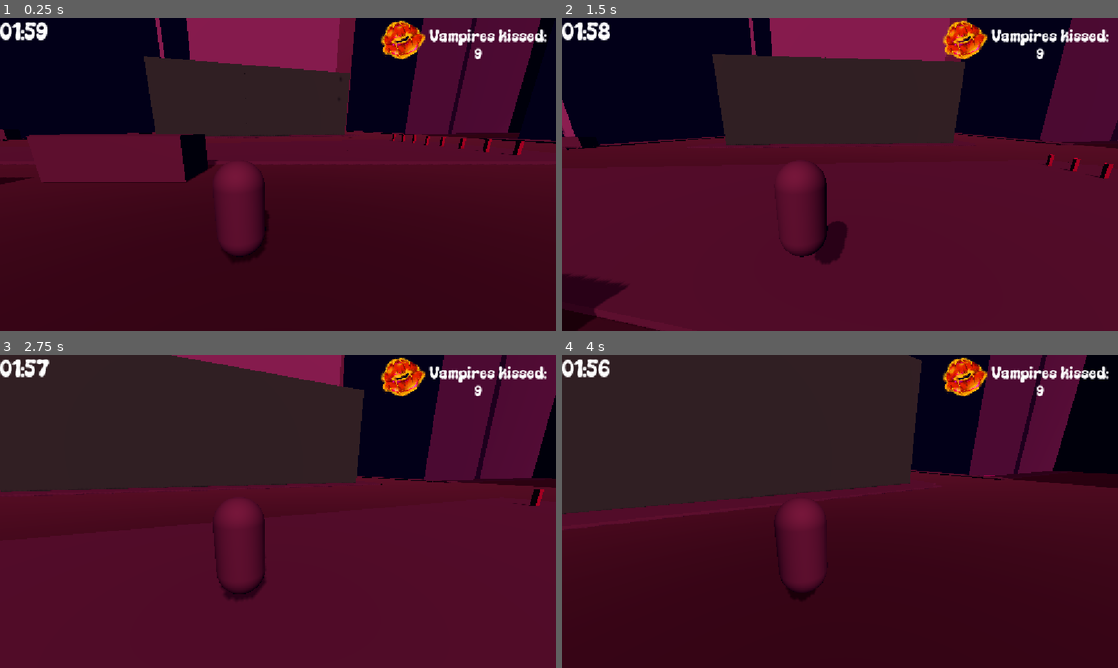
Above: before the commit, frames 1-4 (two rows, left to right).
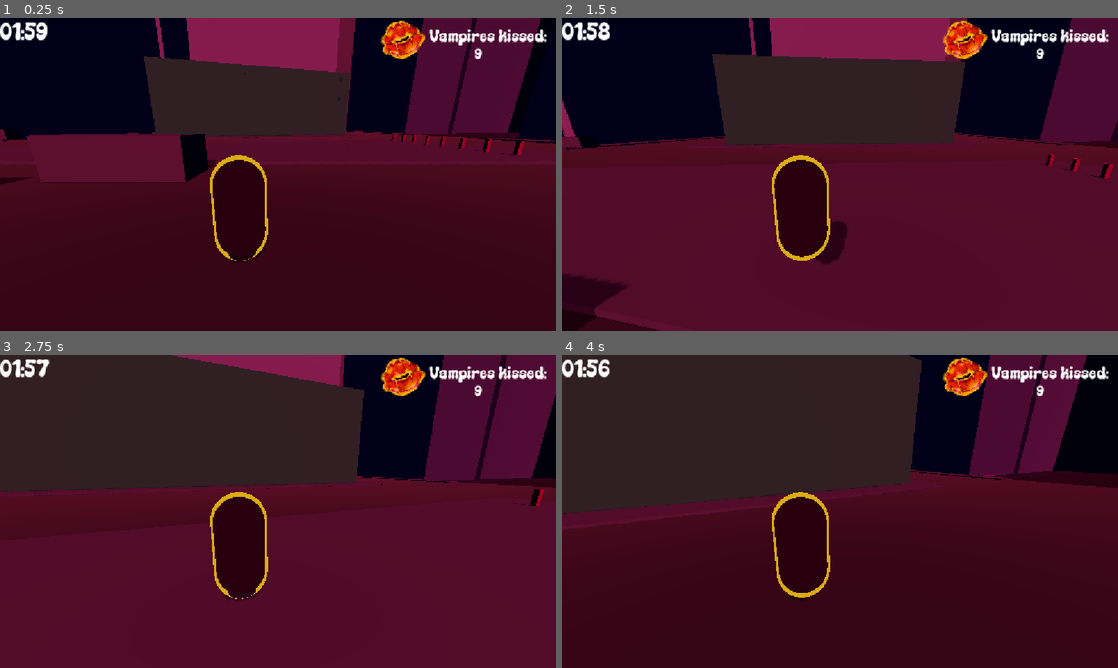
Above: after the commit, the same moments.

Repository: gamedagamez-dev/DownForTheCountGMTK2026
Game: Godot game, scene res://Scenes/World/World3d.tscn
Two runs of this game, one before a commit and one after it. Both use one fixed random seed, a clock stepped at 60 frames per second and the inputs below.
Inputs (mouse positions are in pixels of both pictures, inside the frame that each line leads up to):
- Up to frame 1 (0.25 s): no input
- Up to frame 2 (1.5 s): tap Enter at 0.5 s; move the mouse to (867, 174) at 0.52 s; hold Shift (movement_sprint) 0.53-1.28 s; hold W (move_forward) from 0.53 s (still down); tap Space (movement_jump) at 0.77 s; move the mouse to (812, 174) at 1.27 s; tap Shift (movement_sprint) at 1.35 s
- Up to frame 3 (2.75 s): keep holding W (move_forward); tap Space (movement_jump) at 1.52 s; move the mouse to (289, 505) at 2.02 s; hold Shift (movement_sprint) from 2.03 s (still down)
- Up to frame 4 (4 s): keep holding W (move_forward); move the mouse to (834, 517) at 2.77 s; release Shift (movement_sprint) at 2.78 s; tap Shift (movement_sprint) at 2.85 s; tap Space (movement_jump) at 3.02, 3.77 s; move the mouse to (878, 514) at 3.52 s; hold Shift (movement_sprint) from 3.53 s (still down)

The runs differ from the first frame. In frame 1, 2.5% of the frame differs, in the area x 37-49%, y 43-78%; in frame 2, 2.5%; in frame 3, 2.5%; in frame 4, 2.6%.

Commit message:
shader applciation

Diff:
--- a/Scenes/Player/player3d.tscn
+++ b/Scenes/Player/player3d.tscn
@@ -1,7 +1,9 @@
 [gd_scene format=3 uid="uid://dc0oy2ji0chod"]
 
 [ext_resource type="Script" uid="uid://bxvsos0aogxd4" path="res://Scenes/Player/player_3d.gd" id="1_meivf"]
+[ext_resource type="Material" uid="uid://dfkhi0vautvql" path="res://Resources/cellshade.tres" id="2_1uwsh"]
 [ext_resource type="PackedScene" uid="uid://bhqqukjsrwm3i" path="res://Scenes/UI/PlayerUi/player_ui.tscn" id="2_vce6t"]
+[ext_resource type="Material" uid="uid://cedicqkipx0w4" path="res://Resources/outline.tres" id="3_x07ym"]
 
 [sub_resource type="CapsuleShape3D" id="CapsuleShape3D_rk0t1"]
 
@@ -14,6 +16,8 @@
 shape = SubResource("CapsuleShape3D_rk0t1")
 
 [node name="MeshInstance3D" type="MeshInstance3D" parent="." unique_id=1350648104]
+material_override = ExtResource("2_1uwsh")
+material_overlay = ExtResource("3_x07ym")
 mesh = SubResource("CapsuleMesh_rk0t1")
 
 [node name="Neck" type="Node3D" parent="." unique_id=719903463]
